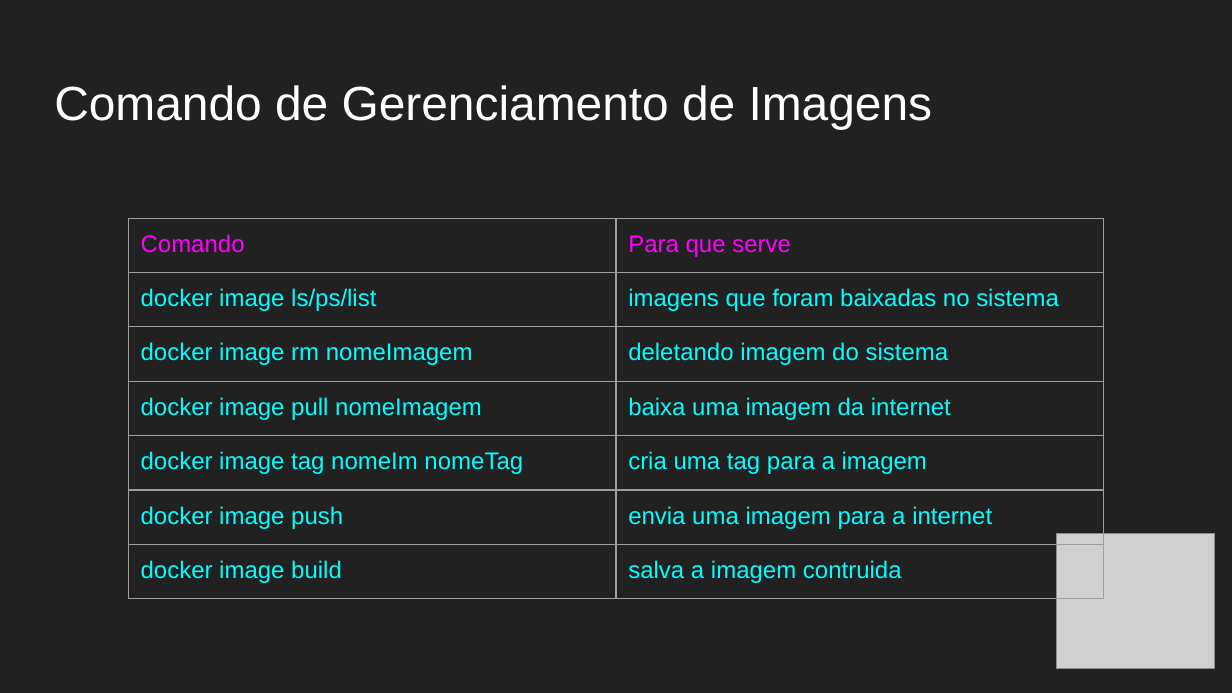
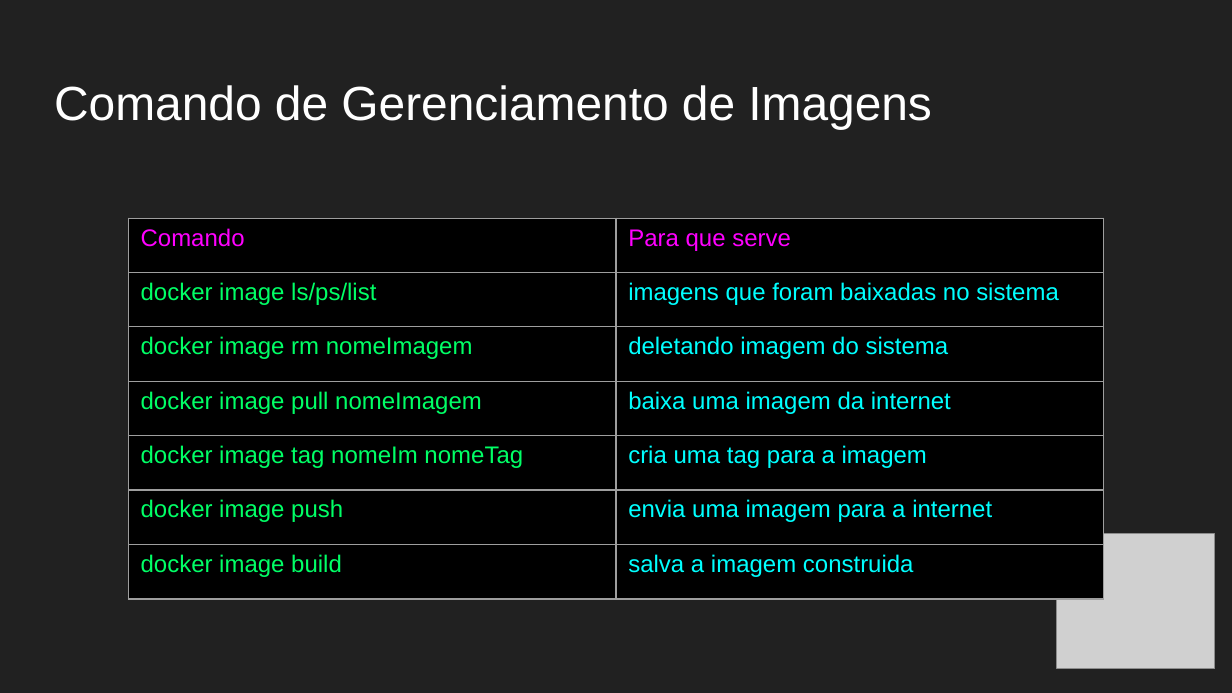
Before and after one commit to F4NT0/D0CK3R, a slide deck: slide 14 of Aula_Docker.pptx (slide 13 before the commit). Drawn at 1232x693 pixels with LibreOffice and Linux fonts; fonts in the diff are those of the drawing; grey boxes stand for pictures. Boxes give left, top, right and bottom in pixels: in the first picture for what was removed or moved away, otherwise in the second. Text is boxed around its words. In the diff, an @@ line names an element or a change of style, - is before the commit and + after.

```diff
--- a/Aula_Docker.pptx
+++ b/Aula_Docker.pptx
@@ table at bbox=[128, 218, 1104, 599] @@
-row 7, column 2: salva a imagem contruida
+row 7, column 2: salva a imagem construida
@@ fill none to #000000 in 14 cells @@
@@ text colour #00FFFF to #00FF66 in "docker image ls/ps/list", "docker image rm nomeImagem", "docker image pull nomeImagem", "docker image tag nomeIm nomeTag" and 2 more places @@
@@ borders changed @@
```
Also in this commit, not shown: 27 other slides changed, 1 slide added.
